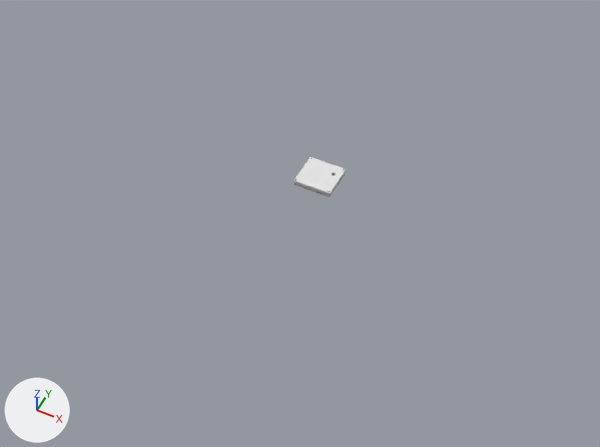
What one commit did to the Blender file enclosure/fall_sensor_enclosure.blend.
Camera for both pictures: a camera (50 mm lens) standing at (724.0, -1579.0, 1745.0) and looking at (-1.0, -129.0, -69.0). Arrows for +X, +Y and +Z are at lower left; the lights stay in place. The older version comes first.

The first picture shows 'Lid_Body' and 1 more.
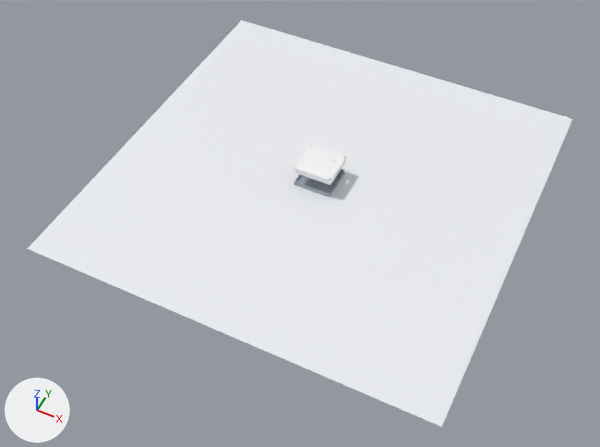
Location of each change, (x1, y1, x2, y2) in pixels of the pictures (600 x 447 px):
'Studio_Floor', added
    after: (27, 20, 573, 427)
'Lid_Body', moved
    before: (294, 157, 345, 197)
    after: (294, 145, 346, 185)

What changed in the scene script:
```text
Add mat_studio_floor_mat:
    mat_studio_floor_mat = principled_material('Studio_Floor_Mat')
    mat_studio_floor_mat.base_color = (0.85, 0.87, 0.9)  # white #edf0f3
    mat_studio_floor_mat.roughness = 0.6
Add me_plane:
    me_plane.from_pydata([(-600.0, -600.0, 0.0), (600.0, -600.0, 0.0), (-600.0, 600.0, 0.0), (600.0, 600.0, 0.0)], [], [(0, 1, 3, 2)])
    me_plane.materials.append(mat_studio_floor_mat)  # white #edf0f3
Change ob_lid_body:
    ob_lid_body.location: (0.0, 0.0, 0.0) -> (0.0, 0.0, 51.0)
Add ob_studio_floor:
    ob_studio_floor = bpy.data.objects.new('Studio_Floor', me_plane)
    ob_studio_floor.location = (0.0, 0.0, 0.0)
```
